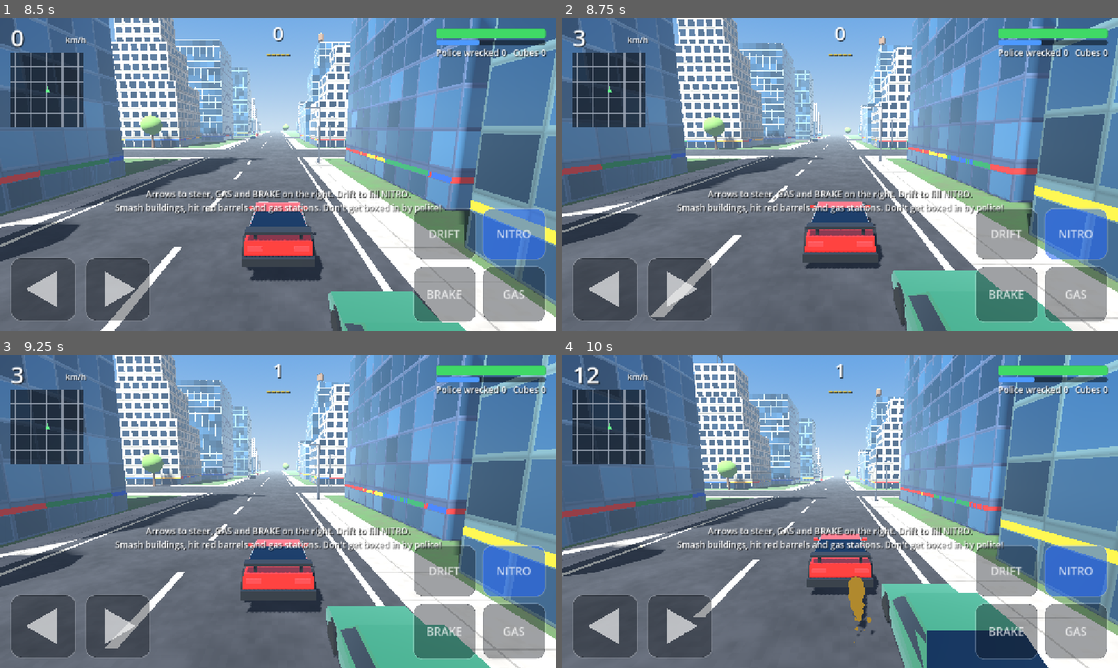
Above: before the commit, frames 1-4 (two rows, left to right).
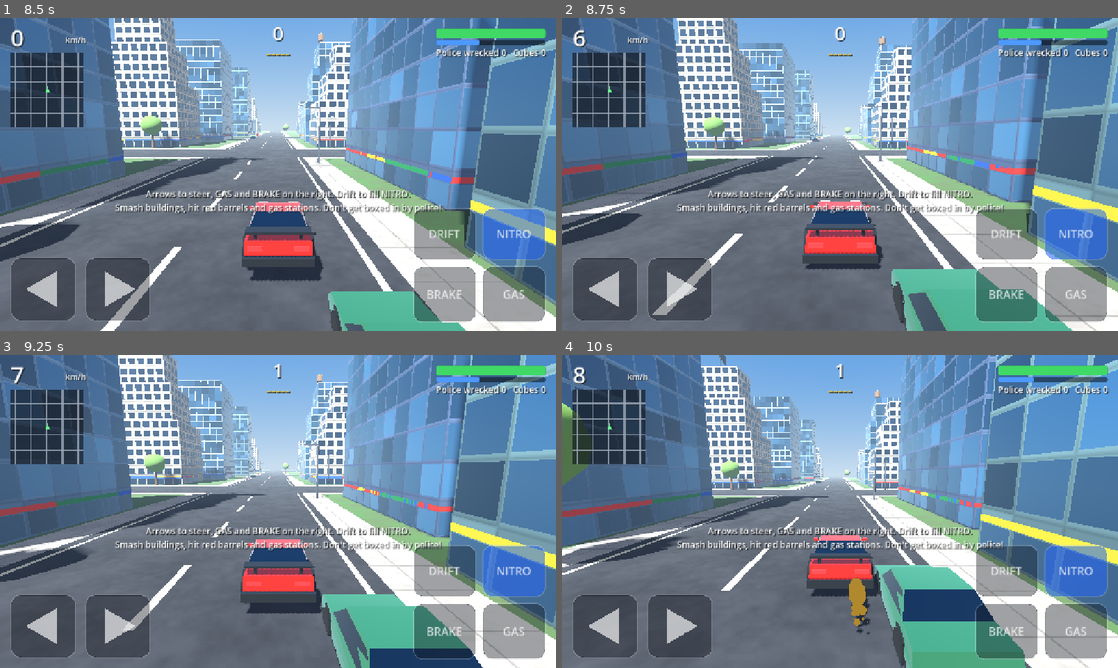
Above: after the commit, the same moments.

Repository: boidbit/cubecity
Game: Godot game, scene res://main.tscn
The game is run twice, just before and just after one commit, with the same random seed, the same clock (stepped at 60 frames per second) and the same inputs.
Inputs (mouse positions are in pixels of both pictures, inside the frame that each line leads up to):
- Up to frame 1 (8.5 s): tap Enter at 0.5 s; move the mouse to (400, 158) at 0.52 s; hold D 0.53-1.25 s; tap R at 0.6, 8.1 s; click (400, 158) at 0.67 s; drag from (166, 190) to (250, 237) at 1.27 s; move the mouse to (333, 105) at 2.02 s; hold D 2.03-2.75 s; hold Q 2.03-2.75 s; drag from (250, 237) to (111, 127) at 2.77 s; move the mouse to (444, 221) at 3.52 s; hold A 3.53-4.25 s; hold E 3.53-4.25 s; drag from (111, 127) to (194, 96) at 4.27 s; move the mouse to (305, 174) at 5.02 s; hold S 5.03-5.75 s; hold N 5.03-5.75 s; click (305, 174) at 5.17 s; drag from (194, 96) to (166, 190) at 5.77 s; move the mouse to (400, 158) at 6.52 s; hold W 6.53-7.25 s; hold Shift 6.53-7.25 s; drag from (166, 190) to (250, 237) at 7.27 s; move the mouse to (333, 105) at 8.02 s; hold S from 8.03 s (still down)
- Up to frame 2 (8.75 s): keep holding S
- Up to frame 3 (9.25 s): release S at 8.75 s; drag from (250, 574) to (111, 464) at 8.77 s
- Up to frame 4 (10 s): move the mouse to (1006, 558) at 9.52 s; hold W from 9.53 s (still down); hold Q from 9.53 s (still down); click (1006, 558) at 9.67 s

Frame 1 is identical in both runs. In frame 2, 3.6% of the frame differs, in the area x 0-100%, y 0-100%; in frame 3, 16%; in frame 4, 23%.

Commit message:
Bot smashes at speed (swipes), stronger reverse
- Smash and gas-station runs now swerve off a straight road into the
  target at full speed and back, instead of turning into a block slowly
  and stalling against the first wall
- Reverse force doubled for every car: backing out of a pin works now
- The bot backs up longer when stuck, for a run-up
- Destroy mode attempts a smash whenever the road ahead is straight enough

Co-Authored-By: Claude Opus 5.5 <noreply@anthropic.com>
Claude-Session: https://claude.ai/code/session_01PH4vTsndEbJhecoWK55aB1

Diff:
--- a/bot.gd
+++ b/bot.gd
@@ -97,9 +97,6 @@
 	# speed: cruise, slower for corners ahead, flat out on ramps and smashes
 	var want := cruise
 	var full: bool = kind in ["ramp", "smash", "hit"]
-	if kind == "smash" and idx + 1 < pts.size() and kinds[idx + 1] == "road" and p.distance_to(_flat(pts[idx])) < 11.0:
-		full = false   # about to pop out onto the far road: ease off for the turn
-		want = 18.0
 	if full:
 		want = 60.0
 	else:
@@ -136,7 +133,7 @@
 		stuck_t = 0.0
 		stuck_count += 1
 		# against a wall mid-smash: back up further for a run-up (ploughing needs 9 m/s)
-		reverse_t = randf_range(1.5, 1.9) if kind in ["smash", "hit"] else randf_range(0.8, 1.2)
+		reverse_t = randf_range(1.8, 2.2) if kind in ["smash", "hit"] else randf_range(1.2, 1.6)
 		rev_steer = -signf(st) if absf(st) > 0.1 else (1.0 if randf() < 0.5 else -1.0)
 		stuck_times.append(main.clock)
 		while stuck_times.size() > 0 and main.clock - stuck_times[0] > 10.0:
@@ -522,15 +519,19 @@
 	return true
 
 
-# Drive at a building from the road beside its block and plough straight through
-# to the road on the far side.
+# Swerve off the straight ahead into a building beside the road, plough through it
+# at full speed and come back onto the road. Ploughing needs speed (each bite of
+# building slows the car), so this beats turning into a block from a standstill.
 func plan_smash(min_h: int) -> bool:
-	var a := node_ahead()
-	var h := _grid_dir()
-	var p := car.global_position
-	var best := {}
+	var straight := straight_ahead()
+	if straight < 150.0:
+		return false
+	var p := _flat(car.global_position)
+	var dirv: Vector3 = point_ahead(0.0)["dir"]
+	var left := Vector3.UP.cross(dirv)
+	var best: Building = null
 	var best_s := -1e9
-	var bk: Vector2i = world.block_of(p)
+	var bk: Vector2i = world.block_of(car.global_position)
 	for di in range(-3, 4):
 		for dj in range(-3, 4):
 			var key := Vector2i(bk.x + di, bk.y + dj)
@@ -539,89 +540,56 @@
 			for b: Building in world.block_buildings[key]:
 				if b.ny < min_h or b.collapsing or b.total_alive() < b.nx * b.nz * b.ny * 0.4:
 					continue
-				var c := b.center()
-				var d := _flat(c).distance_to(_flat(p))
-				if d < 50.0 or d > 230.0:
+				var rel := _flat(b.center()) - p
+				var along := rel.dot(dirv)
+				var lat := absf(rel.dot(left))
+				if along < 75.0 or along > straight - 50.0 or lat < 12.0 or lat > 32.0:
 					continue
-				var s := float(b.ny) * 0.4 - d / 60.0 + randf()
-				if s > best_s:
-					var opt := _smash_route(a, h, key, c)
-					if not opt.is_empty():
-						best_s = s
-						best = opt
-	if best.is_empty():
+				var sc := float(b.ny) * 0.5 - along / 80.0 + randf()
+				if sc > best_s:
+					best_s = sc
+					best = b
+	if best == null:
 		return false
-	_commit(best["route"], best["extra"], best["kinds"], "smash")
+	return _swipe(best.center(), "smash", "smash")
+
+
+# Same swerve, aimed at a gas station's pumps beside the road: the biggest bang in the city.
+func plan_gas(r: float) -> bool:
+	var straight := straight_ahead()
+	if straight < 150.0:
+		return false
+	var p := _flat(car.global_position)
+	var dirv: Vector3 = point_ahead(0.0)["dir"]
+	var left := Vector3.UP.cross(dirv)
+	for g: Dictionary in world.props.gas_stations_near(car.global_position, r):
+		var rel := _flat(g["p"]) - p
+		var along := rel.dot(dirv)
+		var lat := absf(rel.dot(left))
+		if along >= 75.0 and along <= straight - 50.0 and lat >= 12.0 and lat <= 32.0:
+			return _swipe(g["p"], "hit", "gas")
+	return false
+
+
+# Replace the stretch of the current straight around `target` with a detour through it.
+func _swipe(target: Vector3, kind: String, name: String) -> bool:
+	var p := _flat(car.global_position)
+	var dirv: Vector3 = point_ahead(0.0)["dir"]
+	var along := (_flat(target) - p).dot(dirv)
+	var keep_p: Array = []
+	var keep_k: Array = []
+	var cur := p
+	var acc := 0.0
+	for i in range(idx, pts.size()):
+		acc += cur.distance_to(_flat(pts[i]))
+		cur = _flat(pts[i])
+		if acc > along + 45.0:
+			keep_p.append(pts[i])
+			keep_k.append(kinds[i])
+	if keep_p.is_empty():
+		return false
+	var sp: Vector3 = point_ahead(along - 40.0)["pos"]
+	var rp: Vector3 = point_ahead(along + 40.0)["pos"]
+	var none: Array[Vector2i] = []
+	_commit(none, [sp, Vector3(target.x, 0.9, target.z), rp] + keep_p, ["smash", kind, "smash"] + keep_k, name)
 	return true
-
-
-# Route into block `key` from one of its four sides, through point `c`, out the far side.
-func _smash_route(a: Vector2i, h: Vector2i, key: Vector2i, c: Vector3) -> Dictionary:
-	var opts := []
-	# [entry road is along z (x fixed)?, entry line index, exit line index]
-	opts.append([true, key.x, key.x + 1])
-	opts.append([true, key.x + 1, key.x])
-	opts.append([false, key.y, key.y + 1])
-	opts.append([false, key.y + 1, key.y])
-	opts.shuffle()
-	for o in opts:
-		var along_z: bool = o[0]
-		var li: int = o[1]
-		var lo: int = o[2]
-		var e: Vector3
-		var x: Vector3
-		var n1: Vector2i
-		var n2: Vector2i
-		var after: Vector2i
-		if along_z:
-			e = Vector3(world.line(li), 0.9, c.z)
-			x = Vector3(world.line(lo), 0.9, c.z)
-			n1 = Vector2i(li, key.y)
-			n2 = Vector2i(li, key.y + 1)
-			after = Vector2i(lo, key.y if randf() < 0.5 else key.y + 1)
-		else:
-			e = Vector3(c.x, 0.9, world.line(li))
-			x = Vector3(c.x, 0.9, world.line(lo))
-			n1 = Vector2i(key.x, li)
-			n2 = Vector2i(key.x + 1, li)
-			after = Vector2i(key.x if randf() < 0.5 else key.x + 1, lo)
-		if not _inside(after):
-			continue
-		for entry: Vector2i in [n1, n2]:
-			if not _inside(entry):
-				continue
-			var route := _best_route(a, entry, h)
-			if route.is_empty():
-				continue
-			# reaching `entry` and then doubling back to `e` would need a U-turn
-			var into := h if route.size() < 2 else route[route.size() - 1] - route[route.size() - 2]
-			var ep := world.node_pos(entry)
-			var out := Vector2i(0, signi(roundi(e.z - ep.z))) if along_z else Vector2i(signi(roundi(e.x - ep.x)), 0)
-			if out == -into:
-				continue
-			var dirv := _flat(x - e).normalized()
-			return {"route": route, "extra": [e, e + dirv * 6.0, x, world.node_pos(after)],
-				"kinds": ["road", "smash", "smash", "road"]}
-	return {}
-
-
-# Straight at a gas station's pumps: the biggest bang in the city.
-func plan_gas(r: float) -> bool:
-	var a := node_ahead()
-	var h := _grid_dir()
-	var list: Array = world.props.gas_stations_near(car.global_position, r)
-	list.shuffle()
-	for g: Dictionary in list:
-		var c: Vector3 = g["p"]
-		if _flat(c).distance_to(_flat(car.global_position)) < 45.0:
-			continue
-		var key: Vector2i = world.block_of(c)
-		var opt := _smash_route(a, h, key, c)
-		if opt.is_empty():
-			continue
-		var ex: Array = opt["extra"]
-		# e, run-up, the pumps, the far road, the next node
-		var extra := [ex[0], ex[1], Vector3(c.x, 0.9, c.z), ex[2], ex[3]]
-		_commit(opt["route"], extra, ["road", "hit", "hit", "smash", "road"], "gas")
-		return true
-	return false
--- a/car.gd
+++ b/car.gd
@@ -452,7 +452,7 @@
 		if fwd_speed > 1.5:
 			brake_f = 26.0 * -gas
 		elif fwd_speed > -12.0:
-			eng = gas * engine_max * 0.45
+			eng = gas * engine_max * 0.9   # strong enough to back out of a pin
 	else:
 		brake_f = 1.2
 	engine_force = -eng   # VehicleBody3D drives toward +Z for positive force
--- a/director.gd
+++ b/director.gd
@@ -104,8 +104,7 @@
 			_opening_police(4)
 		_:
 			main.spawn_gap = Vector2(2.5, 4.0)
-	if mode != "destroy" or not bot.plan_smash(4):
-		bot.plan_flee(_away_point())
+	bot.plan_flee(_away_point())
 	# the hook: open on the car racing at the camera with the police behind it
 	main.cam_mode = "chase" if mode == "destroy" else "front"
 	main.cam_cut = true
@@ -190,8 +189,6 @@
 	_break_free(dt)
 	_jump_moment()
 	if bot.replan_needed or bot.needs_plan():
-		if mode == "destroy" and bot.plan_smash(4):
-			return
 		bot.plan_flee(_away_point())
 
 
@@ -210,16 +207,21 @@
 func _beats(t: float) -> void:
 	var f := t / duration
 	if mode == "destroy":
-		if f > 0.45 and not done.has("gas") and not bot.busy() and bot.plan_gas(240.0):
+		# a smash whenever the road ahead allows one; the tallest towers for the finale
+		if bot.busy():
+			return
+		if t >= climax_t - 6.0 and not done.has("tower") and bot.plan_smash(9):
+			done["tower"] = t
+		elif f > 0.3 and not done.has("gas") and bot.plan_gas(240.0):
 			done["gas"] = t
-		if t >= climax_t - 4.0 and not done.has("tower") and not bot.busy() and bot.plan_smash(10):
-			done["tower"] = t
+		else:
+			bot.plan_smash(3)
 		return
 	if f > 0.12 and f < 0.4 and not done.has("ramp1") and not bot.busy() and bot.plan_ramp():
 		done["ramp1"] = t
 	if f > 0.3 and f < 0.62 and not done.has("roadblock"):
 		_try_roadblock(t)
-	if mode == "chase" and f > 0.42 and f < 0.7 and not done.has("smash") and not bot.busy() and bot.plan_smash(6):
+	if mode == "chase" and f > 0.35 and f < 0.75 and not done.has("smash") and not bot.busy() and bot.plan_smash(5):
 		done["smash"] = t
 	if f > 0.62 and t < climax_t - 1.0 and not done.has("ramp2") and not bot.busy() and bot.plan_ramp():
 		done["ramp2"] = t
